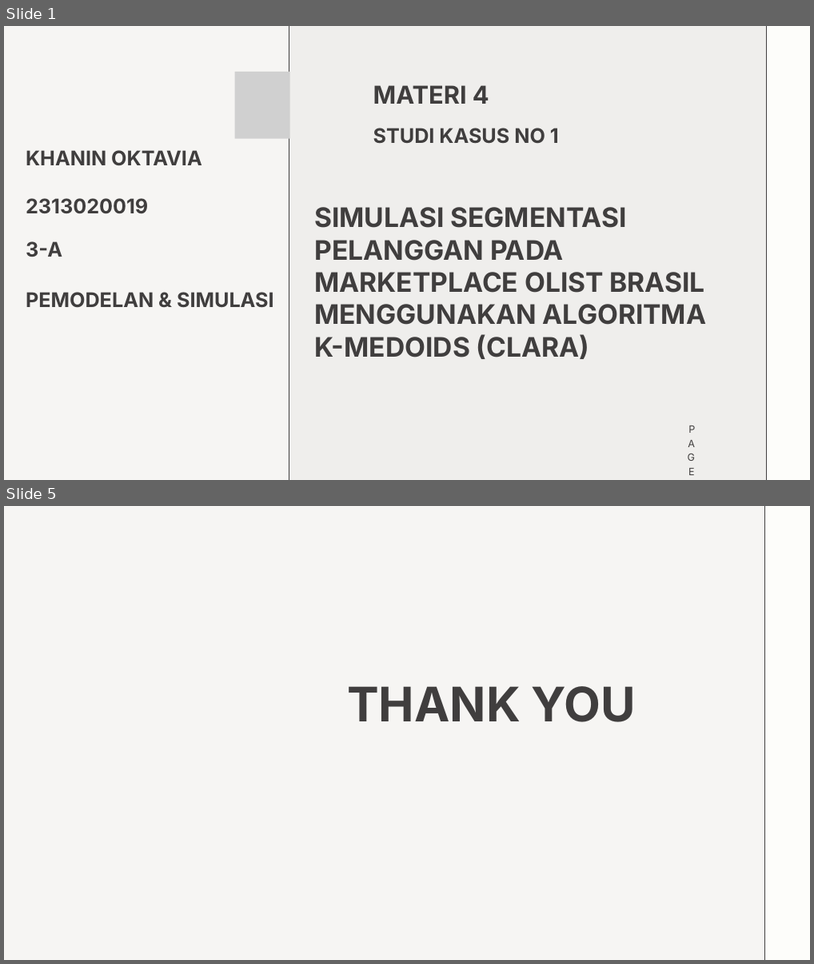
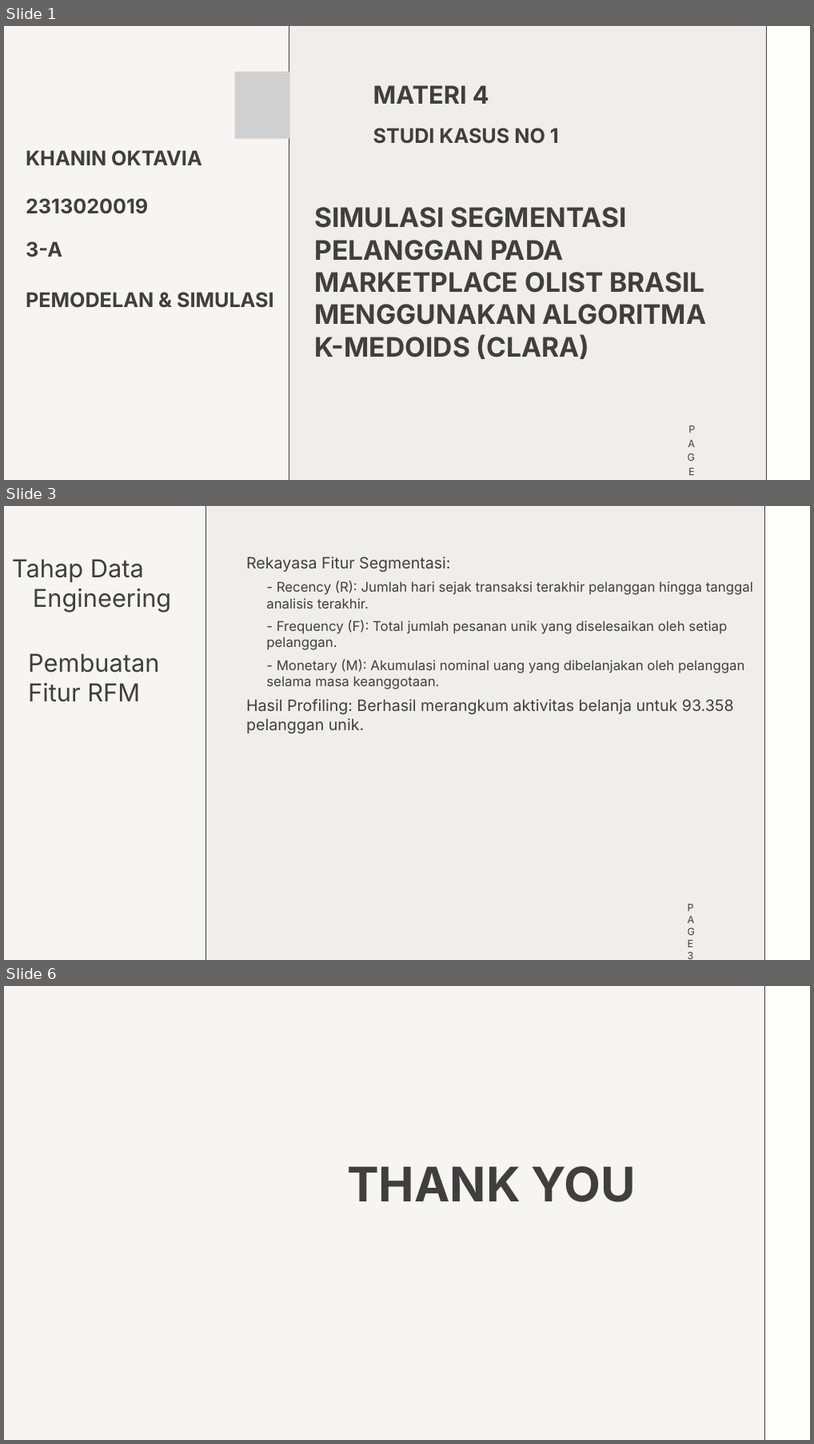
Before and after one commit to chilmi89/e_commerce_olist, a slide deck: 0019_studi_kasus1_materi_4_khanin_oktavia.pptx. Shown one above the other, each under a label of ours: slides 1 and 5 before the commit, slides 1, 3 and 6 after it; the slides between them are not shown. The pictures are 814x964 and 814x1444 pixels, drawn with LibreOffice and Linux fonts; fonts in the diff are those of the drawing; grey boxes stand for pictures. Boxes give left, top, right and bottom in pixels: in the first picture for what was removed or moved away, otherwise in the second. Text is boxed around its words. In the diff, an @@ line names an element or a change of style, - is before the commit and + after.

```diff
--- a/0019_studi_kasus1_materi_4_khanin_oktavia.pptx
+++ b/0019_studi_kasus1_materi_4_khanin_oktavia.pptx
@@ slide 3 added at [4,506,810,960], background #EFEEEC @@
@@ freeform shape added at [4,506,206,960], fill #F6F5F3, outline #403E3E 0.75 pt @@
@@ freeform shape added at [765,506,810,960], fill #FDFDFA, outline #403E3E 0.75 pt @@
@@ text added at [12,559,171,612], 44 pt, text #403E3E @@
+Tahap Data
+Engineering
@@ text added at [246,556,754,733], 24 pt, text #403E3E @@
+Rekayasa Fitur Segmentasi:
+  - Recency (R): Jumlah hari sejak transaksi terakhir pelanggan hingga tanggal analisis terakhir.
+  - Frequency (F): Total jumlah pesanan unik yang diselesaikan oleh setiap pelanggan.
+  - Monetary (M): Akumulasi nominal uang yang dibelanjakan oleh pelanggan selama masa keanggotaan.
+Hasil Profiling: Berhasil merangkum aktivitas belanja untuk 93.358 pelanggan unik.
@@ text added at [28,653,159,701], 44 pt, text #403E3E @@
+Pembuatan Fitur RFM
@@ text added at [688,952,694,959], 18 pt, text #403E3E @@
+PAGE 3
@@ what was slide 5 is now slide 6 @@
```
Also in this commit, not shown: 3 slides changed, 1 other file.
